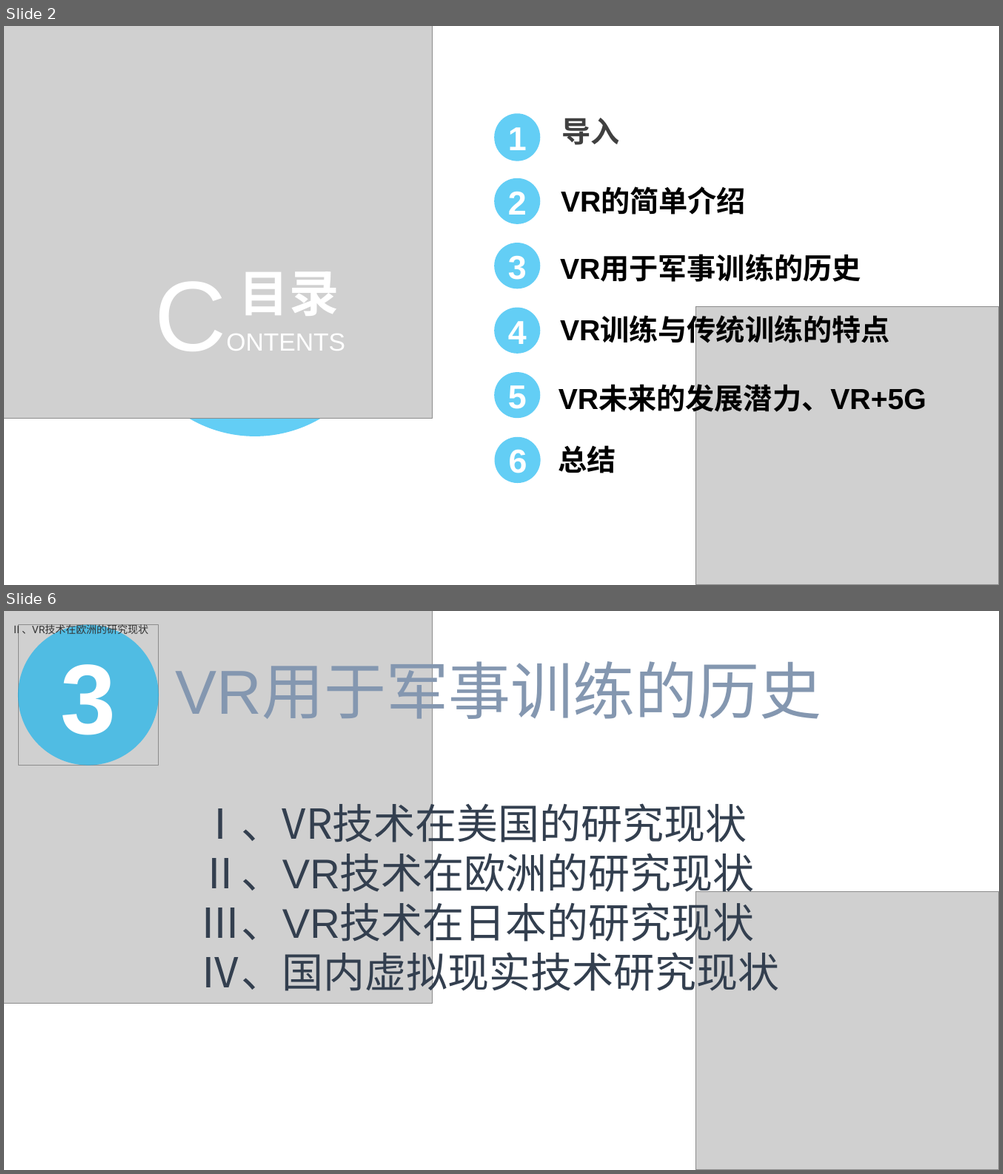
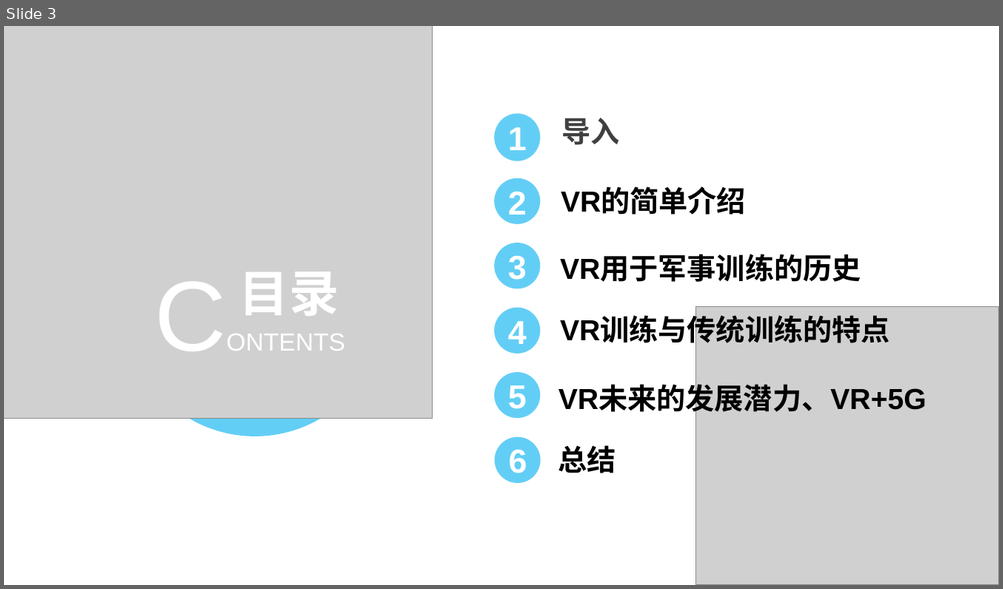
Before and after one commit to 658146603/658146603.github.io, a slide deck: res/vr与军事.pptx. Shown one above the other, each under a label of ours: slides 2 and 6 before the commit, slide 3 after it; the slides between them are not shown. The pictures are 1003x1174 and 1003x589 pixels, drawn with LibreOffice and Linux fonts; fonts in the diff are those of the drawing; grey boxes stand for pictures. Boxes give left, top, right and bottom in pixels: in the first picture for what was removed or moved away, otherwise in the second. Text is boxed around its words. In the diff, an @@ line names an element or a change of style, - is before the commit and + after.

```diff
--- a/res/vr与军事.pptx
+++ b/res/vr与军事.pptx
@@ slide 6 removed at (4, 611, 999, 1170), background #FFFFFF @@
@@ picture removed at (4, 611, 432, 1003) @@
@@ text removed at (11, 624, 148, 637) @@
-Ⅱ、VR技术在欧洲的研究现状
@@ picture removed at (18, 625, 159, 766) @@
@@ ellipse removed at (18, 625, 159, 766) @@
@@ text removed at (60, 664, 116, 735) @@
-3
@@ text removed at (176, 665, 822, 726) @@
-VR用于军事训练的历史
@@ text removed at (199, 797, 779, 999) @@
-Ⅰ、VR技术在美国的研究现状
-Ⅱ、VR技术在欧洲的研究现状
-Ⅲ、VR技术在日本的研究现状
-Ⅳ、国内虚拟现实技术研究现状
@@ picture removed at (696, 892, 999, 1170) @@
@@ what was slide 2 is now slide 3 @@
```
Also in this commit, not shown: 1 slide changed, 1 slide added.
